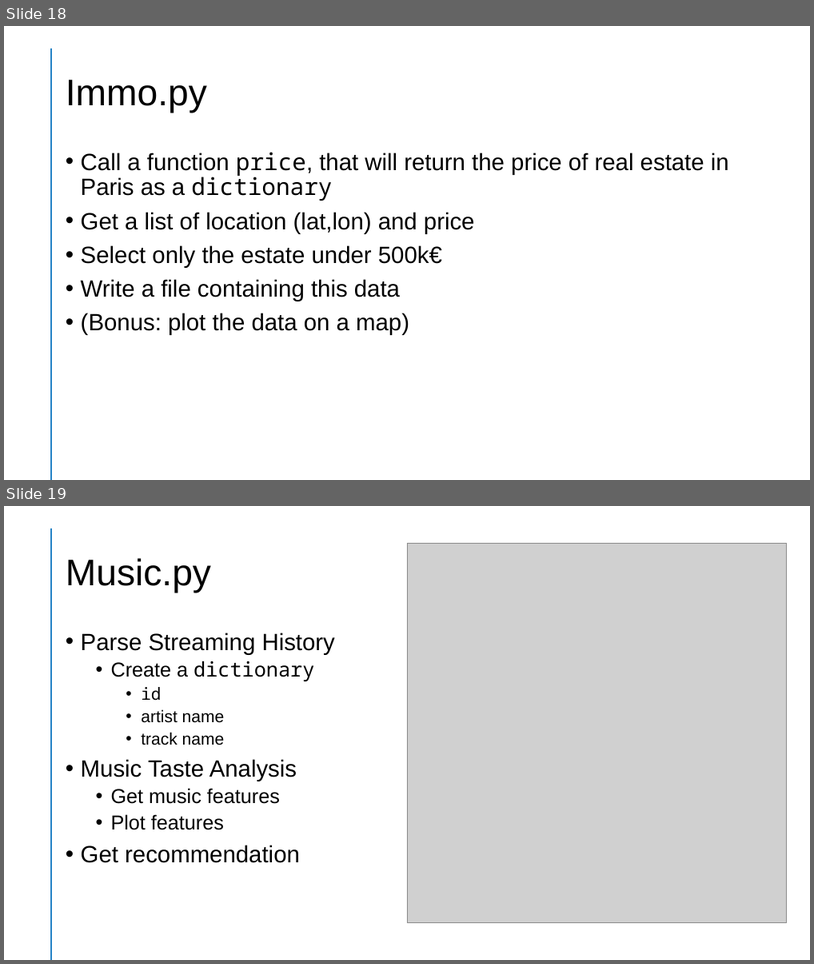
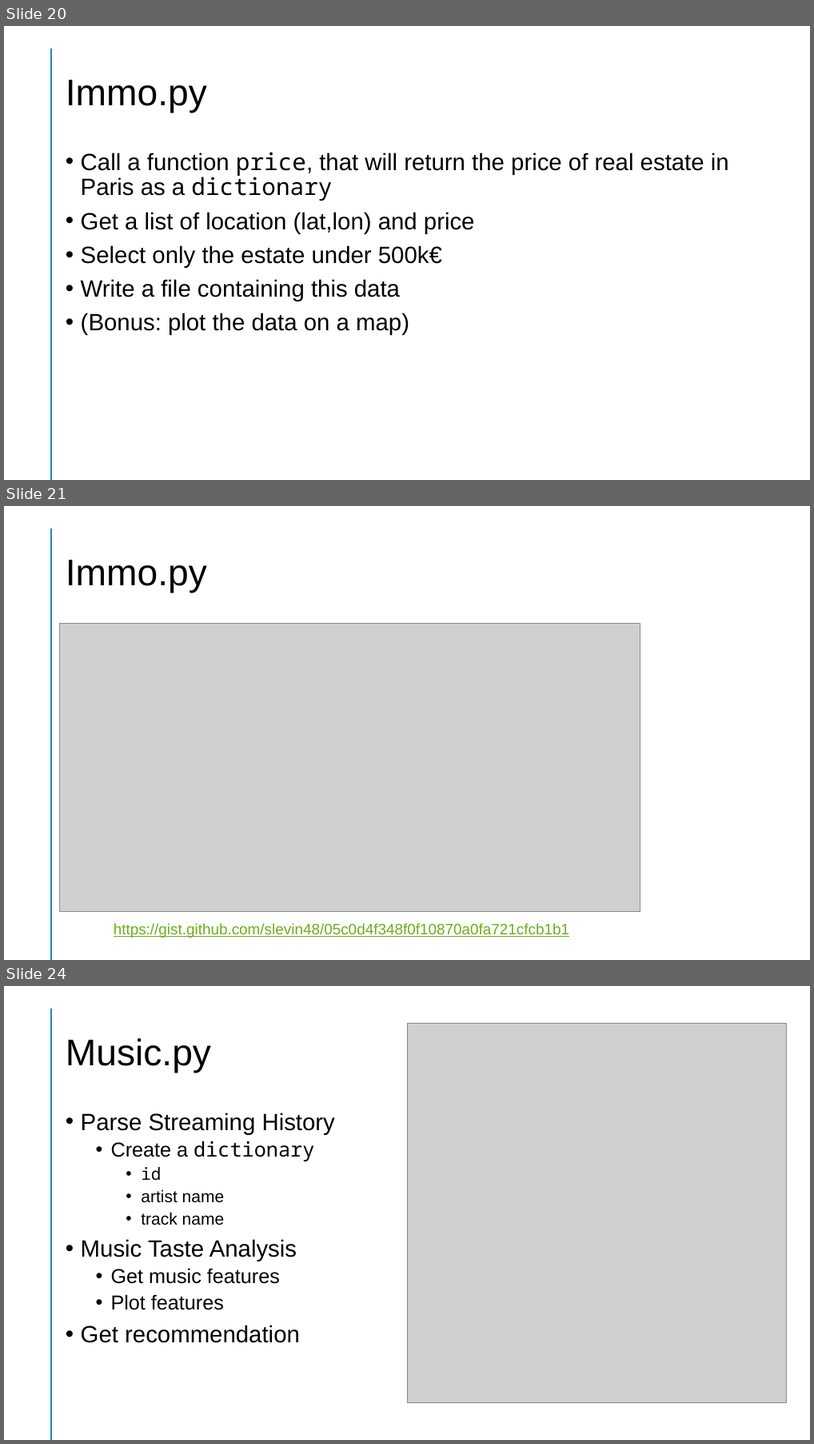
Before and after one commit to slevin48/training, a slide deck: doc/Python 101.pptx. Shown one above the other, each under a label of ours: slides 18 and 19 before the commit, slides 20, 21 and 24 after it; the slides between them are not shown. The pictures are 814x964 and 814x1444 pixels, drawn with LibreOffice and Linux fonts; fonts in the diff are those of the drawing; grey boxes stand for pictures. Boxes give left, top, right and bottom in pixels: in the first picture for what was removed or moved away, otherwise in the second. Text is boxed around its words. In the diff, an @@ line names an element or a change of style, - is before the commit and + after.

```diff
--- a/doc/Python 101.pptx
+++ b/doc/Python 101.pptx
@@ slide 21 added at (x1=4, y1=506, x2=810, y2=960), background #FFFFFF; not listed: 1 template element that a slide beside it also shows @@
@@ title added at (x1=66, y1=560, x2=207, y2=593), 44 pt, text #000000 @@
+Immo.py
@@ picture added at (x1=60, y1=624, x2=641, y2=912) @@
@@ text added at (x1=114, y1=923, x2=570, y2=937), 18 pt, text #6EAC1C, underline @@
+https://gist.github.com/slevin48/05c0d4f348f0f10870a0fa721cfcb1b1
@@ what was slide 18 is now slide 20 @@
@@ what was slide 19 is now slide 24 @@
```
Also in this commit, not shown: 4 other slides added, 1 other file.
